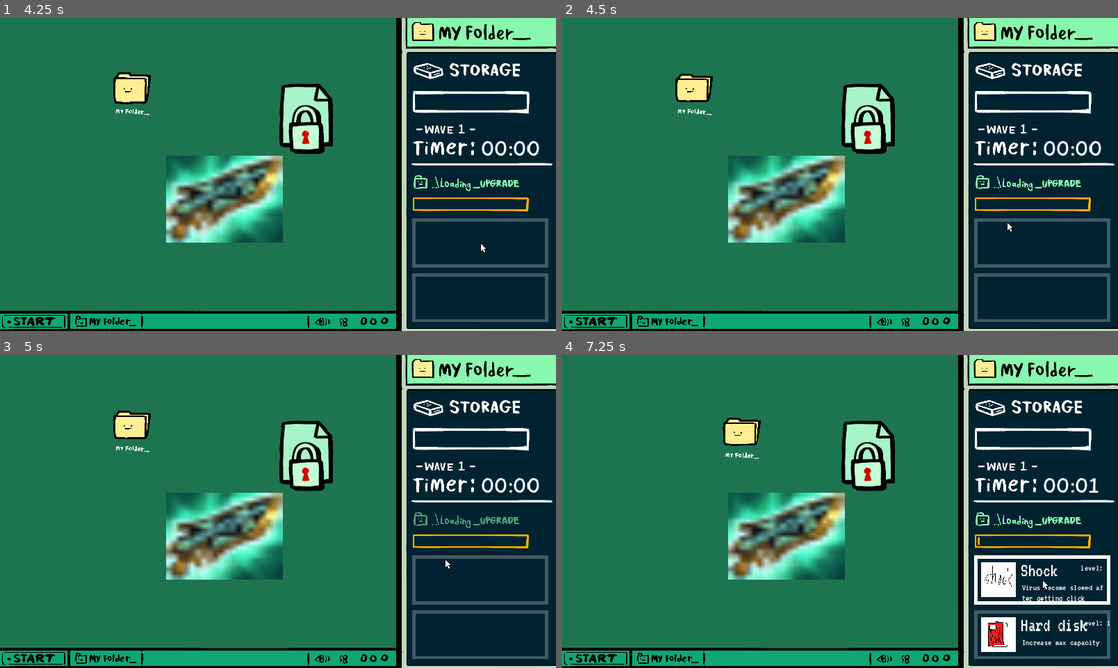
Above: before the commit, frames 1-4 (two rows, left to right).
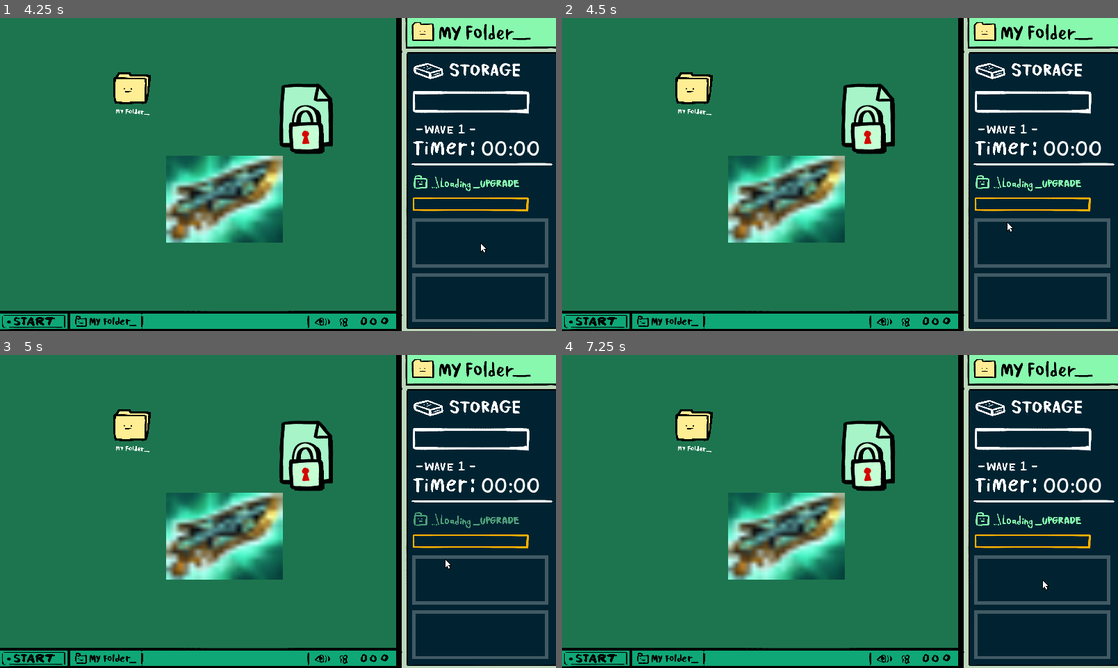
Above: after the commit, the same moments.

Repository: icheft524/Folder-Brawler
Game: Godot game, scene res://menu.tscn
Two runs of this game, one before a commit and one after it. Both use one fixed random seed, a clock stepped at 60 frames per second and the inputs below. The engine's default icon, where the game draws it, is replaced by a stand-in: a white triangle on a blue panel in a dark square.
Inputs (mouse positions are in pixels of both pictures, inside the frame that each line leads up to):
- Up to frame 1 (4.25 s): click (16, 36) at 0.5 s; tap Enter (ui_accept) at 1.25, 2, 2.75, 3.05, 3.5 s; drag from (478, 243) to (133, 86) at 1.27 s; drag from (478, 296) to (133, 86) at 2.02 s; move the mouse to (333, 105) at 2.77 s; press the mouse at (333, 105) at 2.78 s; release the mouse at (333, 105) at 3.5 s; drag from (250, 237) to (478, 243) at 3.52 s
- Up to frame 2 (4.5 s): tap Enter (ui_accept) at 4.25 s; move the mouse to (1006, 221) at 4.27 s; hold Enter (ui_accept) from 4.28 s (still down); click (1006, 221) at 4.42 s
- Up to frame 3 (5 s): keep holding Enter (ui_accept)
- Up to frame 4 (7.25 s): release Enter (ui_accept) at 5 s; drag from (695, 423) to (756, 433) at 5.02 s; move the mouse to (867, 511) at 5.77 s; press the mouse at (867, 511) at 5.78 s; tap Enter (ui_accept) at 6.05 s; release the mouse at (867, 511) at 6.5 s; drag from (756, 433) to (1040, 580) at 6.52 s

Frame 1 is identical in both runs. In frame 2, 0.1% of the frame differs, in the area x 20-28%, y 17-28%; in frame 3, 0.1%; in frame 4, 4.1%, in the area x 20-99%, y 17-95%.

Commit message:
popup3

Diff:
--- a/folder/folder.gd
+++ b/folder/folder.gd
@@ -90,8 +90,8 @@
 			sound.playeropenfolder()
 
 
-	if event.is_action_pressed("ui_accept"): #change to global.time
-		levelup()
+	#if event.is_action_pressed("ui_accept"): #change to global.time
+		#levelup()
 
 	if global.time == 22 and wave2 == true: #wave2
 		levelup()
--- a/folder/upgrade/itemoption.gd
+++ b/folder/upgrade/itemoption.gd
@@ -30,7 +30,7 @@
 	itemIcon.texture = load(UpgradeDb.UPGRADES[item]["icon"])
 
 func _input(event):
-	if event.is_action("leftclick"):
+	if event.is_action("leftclick") and global.tutorial == false:
 		if mouse_over == true:
 			global.on_upgrade = false
 			outline.modulate.a = unhighlight
--- a/popup.gd
+++ b/popup.gd
@@ -16,6 +16,7 @@
 
 
 func _ready():
+	global.tutorial = true
 	get_tree().paused = true
 	pic_wave1.visible = true
 	close_but.visible = true
@@ -25,37 +26,45 @@
 # Called every frame. 'delta' is the elapsed time since the previous frame.
 func _process(delta):
 	if global.time == 22 and wave2: #wave2 big
+		global.tutorial = true
 		pic_wave2.visible = true
 		close_but.visible = true
 		get_tree().paused = true
 
 	if global.time == 47 and wave3: #wave3 enc
+		global.tutorial = true
 		pic_wave3.visible = true
 		close_but.visible = true
 		get_tree().paused = true
 
 	if global.time == 72 and wave4: #wave4 zip
+		global.tutorial = true
 		pic_wave4.visible = true
+		close_but.visible = true
 		get_tree().paused = true
 
 
 
 func _on_close_pressed():
+	global.tutorial = false
 	pic_wave1.visible = false
 	close_but.visible = false
 	get_tree().paused = false
 
-	if global.time == 22 and wave2: #wave2 big
+	if global.time == 22 and wave2: #wave2
+		global.tutorial = false
 		pic_wave2.visible = false
 		close_but.visible = false
 		get_tree().paused = false
 
-	if global.time == 47 and wave2: #wave2 big
+	if global.time == 47 and wave3: #wave3
+		global.tutorial = false
 		pic_wave3.visible = false
 		close_but.visible = false
 		get_tree().paused = false
 
-	if global.time == 72 and wave2: #wave2 big
+	if global.time == 72 and wave4: #wave4
+		global.tutorial = false
 		pic_wave4.visible = false
 		close_but.visible = false
 		get_tree().paused = false
